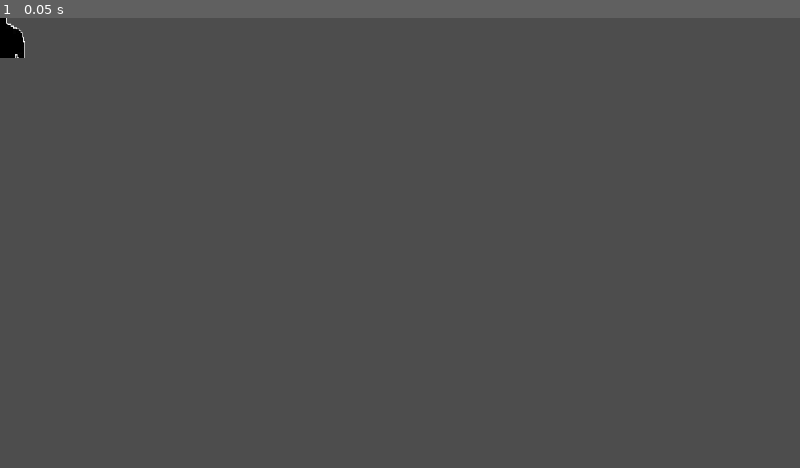
Above: before the commit, frame 1.
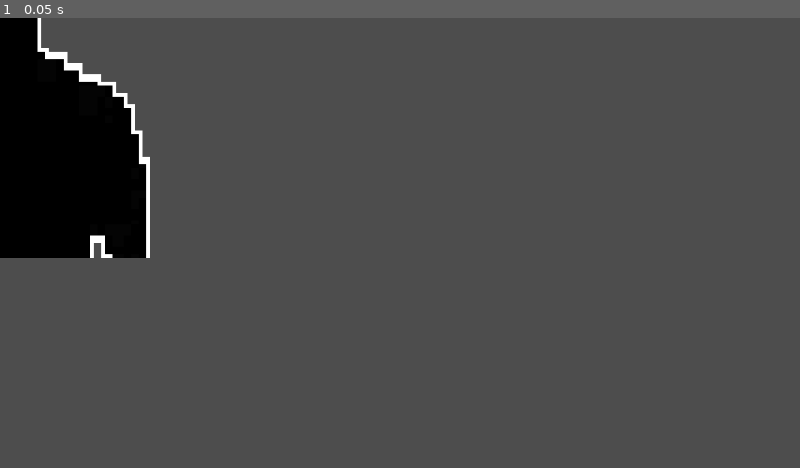
Above: after the commit, the same moment.

Repository: AwesomeYT2005/five-nights-with-monsters
Game: Godot game, scene res://scenes/enemies/doorman_jumpscare.tscn
Two runs of this game, one before a commit and one after it. Both use one fixed random seed, a clock stepped at 60 frames per second and the inputs below. This scene is started directly instead of the project's main scene.
Inputs:
- Up to frame 1 (0.05 s): no input

The runs differ from the first frame. In frame 1, 7.8% of the frame differs, in the area x 0-19%, y 0-54%.

Commit message:
Fixed Doorman Jumpscare bug

Diff:
--- a/scenes/enemies/doorman_jumpscare.tscn
+++ b/scenes/enemies/doorman_jumpscare.tscn
@@ -204,7 +204,8 @@
 "speed": 20.0
 }]
 
-[node name="DoormanJumpscare" type="AnimatedSprite2D"]
+[node name="DoormanJumpscare" type="AnimatedSprite2D" unique_id=1922499465]
 texture_filter = 1
+scale = Vector2(6, 6)
 sprite_frames = SubResource("SpriteFrames_b67r5")
 animation = &"smile"
--- a/scenes/menu/main_menu.tscn
+++ b/scenes/menu/main_menu.tscn
@@ -1,8 +1,8 @@
-[gd_scene load_steps=2 format=3 uid="uid://41hjpri3mp85"]
+[gd_scene format=3 uid="uid://41hjpri3mp85"]
 
 [ext_resource type="VideoStream" uid="uid://dioddncksatiu" path="res://assets/video/menu/menu-static.ogv" id="1_nl8w3"]
 
-[node name="MainMenu" type="Control"]
+[node name="MainMenu" type="Control" unique_id=899879011]
 layout_mode = 3
 anchors_preset = 15
 anchor_right = 1.0
@@ -10,7 +10,7 @@
 grow_horizontal = 2
 grow_vertical = 2
 
-[node name="BG" type="VideoStreamPlayer" parent="."]
+[node name="BG" type="VideoStreamPlayer" parent="." unique_id=1288434100]
 self_modulate = Color(0, 0.3770668, 0, 1)
 show_behind_parent = true
 layout_mode = 0
@@ -22,7 +22,7 @@
 loop = true
 metadata/_edit_lock_ = true
 
-[node name="MarginContainer" type="MarginContainer" parent="."]
+[node name="MarginContainer" type="MarginContainer" parent="." unique_id=1017627614]
 layout_mode = 1
 anchors_preset = 15
 anchor_right = 1.0
@@ -34,38 +34,38 @@
 theme_override_constants/margin_right = 120
 theme_override_constants/margin_bottom = 80
 
-[node name="VBoxContainer" type="VBoxContainer" parent="MarginContainer"]
+[node name="VBoxContainer" type="VBoxContainer" parent="MarginContainer" unique_id=1011926366]
 layout_mode = 2
 
-[node name="Label" type="Label" parent="MarginContainer/VBoxContainer"]
+[node name="Label" type="Label" parent="MarginContainer/VBoxContainer" unique_id=786166499]
 layout_mode = 2
 theme_override_font_sizes/font_size = 90
 text = "HUNKER DOWN"
 horizontal_alignment = 1
 
-[node name="Play" type="Button" parent="MarginContainer/VBoxContainer"]
+[node name="Play" type="Button" parent="MarginContainer/VBoxContainer" unique_id=622519190]
 layout_mode = 2
 size_flags_horizontal = 4
 size_flags_vertical = 10
 theme_override_font_sizes/font_size = 32
 text = "PLAY"
 
-[node name="Quit" type="Button" parent="MarginContainer/VBoxContainer"]
+[node name="Quit" type="Button" parent="MarginContainer/VBoxContainer" unique_id=66773954]
 layout_mode = 2
 size_flags_horizontal = 4
 theme_override_font_sizes/font_size = 32
 text = "QUIT"
 
-[node name="HBoxContainer" type="HBoxContainer" parent="MarginContainer/VBoxContainer"]
+[node name="HBoxContainer" type="HBoxContainer" parent="MarginContainer/VBoxContainer" unique_id=2097752354]
 layout_mode = 2
 size_flags_vertical = 3
 
-[node name="Version" type="Label" parent="MarginContainer/VBoxContainer/HBoxContainer"]
+[node name="Version" type="Label" parent="MarginContainer/VBoxContainer/HBoxContainer" unique_id=418938519]
 layout_mode = 2
 size_flags_vertical = 8
-text = "VERSION 0.2.0"
+text = "VERSION 0.2.1"
 
-[node name="Disclaimer" type="Label" parent="MarginContainer/VBoxContainer/HBoxContainer"]
+[node name="Disclaimer" type="Label" parent="MarginContainer/VBoxContainer/HBoxContainer" unique_id=895976393]
 layout_mode = 2
 size_flags_horizontal = 10
 size_flags_vertical = 8
--- a/scripts/main.gd
+++ b/scripts/main.gd
@@ -43,7 +43,7 @@
 #endregion
 
 #region Custom Signals
-signal fade_finished
+#signal fade_finished
 #endregion
 
 func _ready() -> void:
@@ -73,17 +73,20 @@
 			elif d_stage == 1 and d_timer1_started == false:
 				d_timer1_started = true
 				await get_tree().create_timer(2,false,true).timeout
+				d_timer1_started = false
 				d_stage = 2
 				j.play("smile")
 			elif d_stage == 2 and d_timer2_started == false:
 				d_timer2_started = true
 				await get_tree().create_timer(2,false,true).timeout
+				d_timer2_started = false
 				d_stage = 3
 				j.play("eye")
 			elif d_stage == 4:
 				j.scale *= Vector2(delta+1.05,delta+1.05)
 				death_sound.volume_db = 20
 				if j.scale > Vector2(45,45):
+					d_stage = 0
 					jumpscared = false
 					death_sound.stop()
 					death_sound.finished.emit()
@@ -137,7 +140,6 @@
 		self.add_child(jumpscare)
 		jumpscare.animation_finished.connect(_on_jumpscare_animation_finished)
 		jumpscare.name = "The Doorman"
-		jumpscare.scale = Vector2(6,6)
 		jumpscare.position = Vector2(-252,373)
 		jumpscared = true
 	elif enemy == "The Phantom":
@@ -197,8 +199,9 @@
 	elif death_sound.stream == DUBSTEP_GROWL:
 		death_sound.stream = DOORMAN_LINE
 		death_sound.play(0.0)
+		fade.get_node("Labels").visible = true
+		get_node(jumpscared_by).scale = Vector2(6,6)
 		get_node(jumpscared_by).queue_free()
-		fade.get_node("Labels").visible = true
 	else:
 		load_main_menu()
 		fade.get_node("Labels").visible = false
Binary file added: assets/images/enemies/phantomdeath-spritesheet.ase
Not shown: 1 places in scenes/enemies/doorman_jumpscare.tscn that only renumber resources
